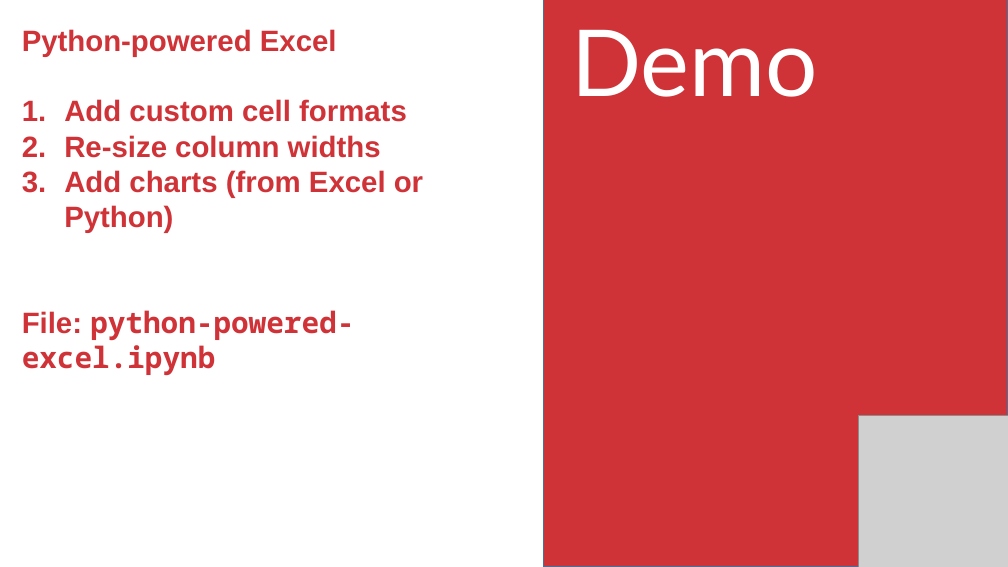
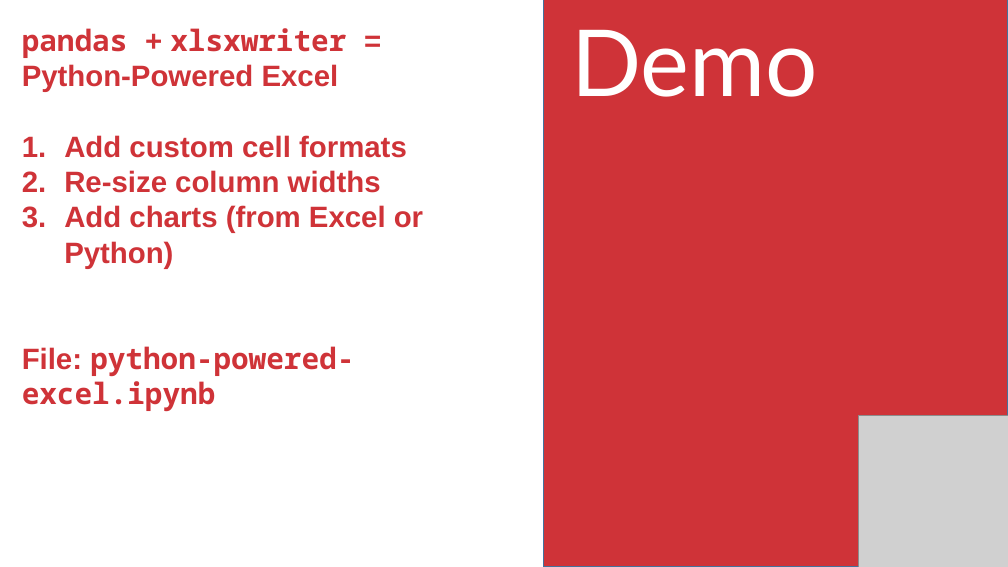
Before and after one commit to stringfestdata/london-excel, a slide deck: slide 22 of advancing-into-analytics-london-meetup.pptx. Drawn at 1008x567 pixels with LibreOffice and Linux fonts; fonts in the diff are those of the drawing; grey boxes stand for pictures. Boxes give left, top, right and bottom in pixels: in the first picture for what was removed or moved away, otherwise in the second. Text is boxed around its words. In the diff, an @@ line names an element or a change of style, - is before the commit and + after.

```diff
--- a/advancing-into-analytics-london-meetup.pptx
+++ b/advancing-into-analytics-london-meetup.pptx
@@ text at <box>22,28,346,92</box>: text changed @@
-Python-powered Excel
+pandas + xlsxwriter =
+Python-Powered Excel
```
Also in this commit, not shown: 2 other slides changed, 16 other files.
